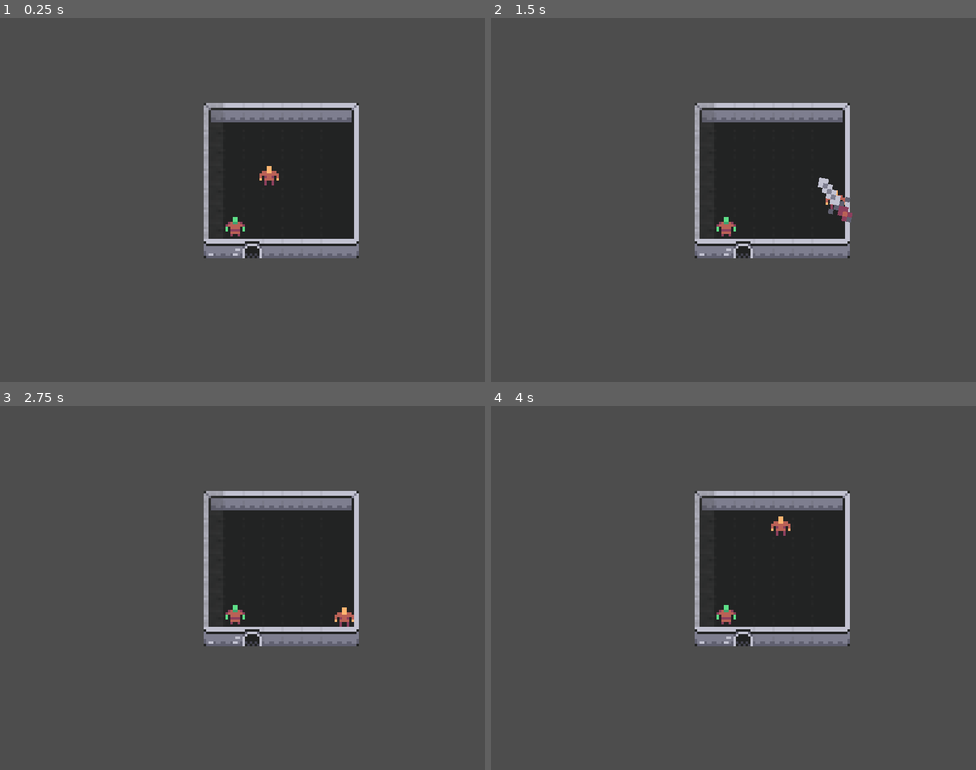
Above: before the commit, frames 1-4 (two rows, left to right).
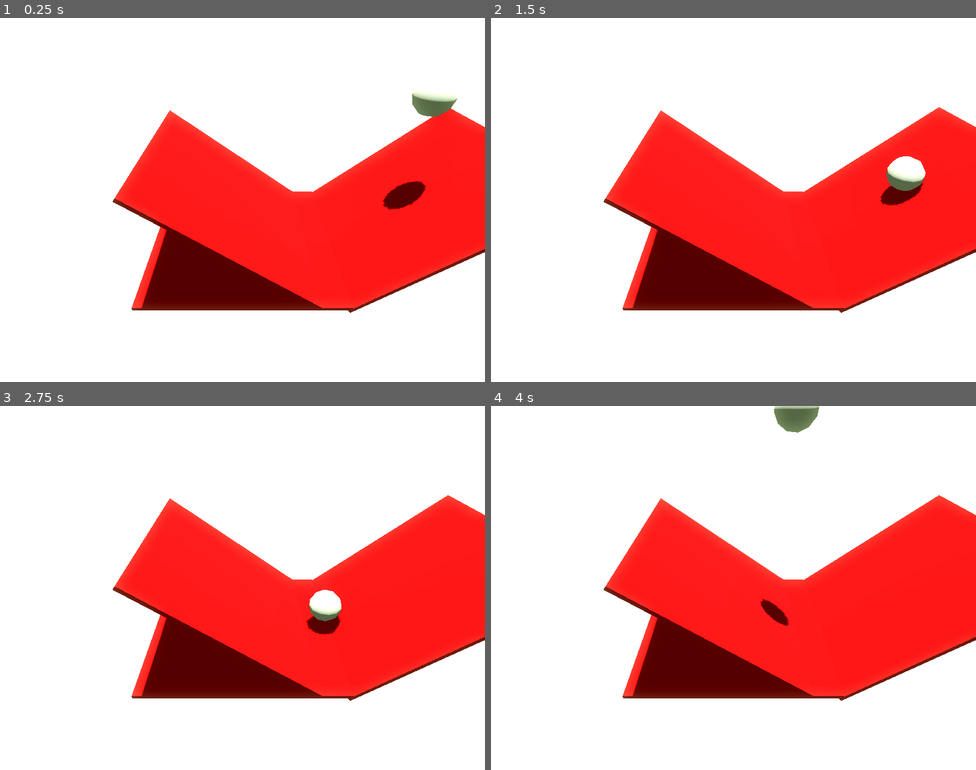
Above: after the commit, the same moments.

Repository: cinfa78/Prog3Godot
Game: Godot game, scene res://Scenes/test_3d.tscn
The game is run twice, just before and just after one commit, with the same random seed, the same clock (stepped at 60 frames per second) and the same inputs. Before the commit the project starts from res://Scenes/game.tscn. Sound files missing from this copy of the repository are replaced by a short silence.
Inputs:
- Up to frame 1 (0.25 s): no input
- Up to frame 2 (1.5 s): tap Enter (ui_accept) at 0.5, 0.77 s; hold D (MoveRight) 0.53-1.28 s; tap Space (Attack) at 0.6, 1.35 s; hold S (MoveDown) from 1.28 s (still down)
- Up to frame 3 (2.75 s): tap Enter (ui_accept) at 1.52 s; release S (MoveDown) at 2.03 s; hold D (MoveRight) from 2.03 s (still down); tap Space (Attack) at 2.1 s
- Up to frame 4 (4 s): release D (MoveRight) at 2.78 s; hold W (MoveUp) 2.78-3.53 s; tap Space (Attack) at 2.85, 3.6 s; tap Enter (ui_accept) at 3.02, 3.77 s; hold A (MoveLeft) from 3.53 s (still down)

The runs differ from the first frame. In frame 1, 100% of the frame differs, in the area x 0-100%, y 0-100%; in frame 2, 100%; in frame 3, 100%; in frame 4, 100%.

Commit message:
3D

Diff:
--- /dev/null
+++ b/Graphics/Red.tres
@@ -0,0 +1,4 @@
+[gd_resource type="StandardMaterial3D" format=3 uid="uid://dtfr17u4b11cu"]
+
+[resource]
+albedo_color = Color(1, 0, 0, 1)
--- /dev/null
+++ b/Graphics/White.tres
@@ -0,0 +1,3 @@
+[gd_resource type="StandardMaterial3D" format=3 uid="uid://dtqoex306jsfl"]
+
+[resource]
--- /dev/null
+++ b/Scenes/ball.gd
@@ -0,0 +1,27 @@
+extends RigidBody3D
+
+@export var forceStrength:float = 2000
+var force:Vector2
+# Called when the node enters the scene tree for the first time.
+func _ready():
+	contact_monitor = true
+	max_contacts_reported = 5
+	pass # Replace with function body.
+
+
+# Called every frame. 'delta' is the elapsed time since the previous frame.
+func _process(delta):
+	force = Input.get_vector("MoveLeft","MoveRight","MoveDown","MoveUp")
+	pass
+
+func _physics_process(delta):
+	var appliedForce = Vector3(force.x, force.y, 0)
+	if force:
+		apply_central_force(appliedForce *forceStrength*delta)
+	pass
+
+func _on_body_entered(body):
+	print("_on_body_entered "+(str)(linear_velocity.length()))
+
+	$AudioStreamPlayer3D.play();
+	pass # Replace with function body.
--- /dev/null
+++ b/Scenes/test_3d.tscn
@@ -0,0 +1,104 @@
+[gd_scene load_steps=13 format=3 uid="uid://d4m7al8fwgw8g"]
+
+[ext_resource type="Script" uid="uid://d0xbpy21i7q0t" path="res://Scenes/ball.gd" id="1_0p3xs"]
+[ext_resource type="Material" uid="uid://dtfr17u4b11cu" path="res://Graphics/Red.tres" id="1_ut4ja"]
+[ext_resource type="AudioStream" uid="uid://b3tyhqtgxqskm" path="res://Audio/hurt.ogg" id="2_svmpl"]
+[ext_resource type="Material" uid="uid://dtqoex306jsfl" path="res://Graphics/White.tres" id="3_hlrqe"]
+
+[sub_resource type="ProceduralSkyMaterial" id="ProceduralSkyMaterial_um4qg"]
+sky_horizon_color = Color(0.662243, 0.671743, 0.686743, 1)
+ground_horizon_color = Color(0.662243, 0.671743, 0.686743, 1)
+
+[sub_resource type="Sky" id="Sky_0p3xs"]
+sky_material = SubResource("ProceduralSkyMaterial_um4qg")
+
+[sub_resource type="Environment" id="Environment_svmpl"]
+background_mode = 2
+sky = SubResource("Sky_0p3xs")
+tonemap_mode = 2
+glow_enabled = true
+
+[sub_resource type="BoxShape3D" id="BoxShape3D_um4qg"]
+size = Vector3(5.61431, 0.1, 5.56927)
+
+[sub_resource type="PhysicsMaterial" id="PhysicsMaterial_0p3xs"]
+rough = true
+bounce = 0.3
+
+[sub_resource type="SphereShape3D" id="SphereShape3D_svmpl"]
+
+[sub_resource type="Environment" id="Environment_uny31"]
+background_mode = 1
+background_color = Color(0.333333, 0.403922, 0.270588, 1)
+glow_enabled = true
+
+[sub_resource type="CameraAttributesPractical" id="CameraAttributesPractical_svmpl"]
+dof_blur_far_distance = 7.0
+
+[node name="Test3D" type="Node3D"]
+
+[node name="WorldEnvironment" type="WorldEnvironment" parent="."]
+environment = SubResource("Environment_svmpl")
+
+[node name="Floor" type="StaticBody3D" parent="."]
+
+[node name="CSGBox3D" type="CSGBox3D" parent="Floor"]
+transform = Transform3D(5.6, 0, 0, 0, 0.1, 0, 0, 0, 5.6, 0, 0, 0)
+material_override = ExtResource("1_ut4ja")
+
+[node name="CollisionShape3D" type="CollisionShape3D" parent="Floor"]
+transform = Transform3D(1, 0, 0, 0, 1, 0, 0, 0, 1, -0.00192887, 0, 0.0140686)
+shape = SubResource("BoxShape3D_um4qg")
+
+[node name="Floor2" type="StaticBody3D" parent="."]
+transform = Transform3D(0.80835, 0.588703, 0, -0.588703, 0.80835, 0, 0, 0, 1, -0.268325, 1.65131, 0)
+
+[node name="CSGBox3D" type="CSGBox3D" parent="Floor2"]
+transform = Transform3D(5.6, 0, 0, 0, 0.1, 0, 0, 0, 5.6, 0, 0, 0)
+material_override = ExtResource("1_ut4ja")
+
+[node name="CollisionShape3D" type="CollisionShape3D" parent="Floor2"]
+transform = Transform3D(1, 0, 0, 0, 1, 0, 0, 0, 1, -0.00192887, 0, 0.0140686)
+shape = SubResource("BoxShape3D_um4qg")
+
+[node name="Floor3" type="StaticBody3D" parent="."]
+transform = Transform3D(0.777859, -0.628438, 0, 0.628438, 0.777859, 0, 0, 0, 1, 4.89705, 1.65131, 0)
+
+[node name="CSGBox3D" type="CSGBox3D" parent="Floor3"]
+transform = Transform3D(5.6, 0, 0, 0, 0.1, 0, 0, 0, 5.6, 0, 0, 0)
+material_override = ExtResource("1_ut4ja")
+
+[node name="CollisionShape3D" type="CollisionShape3D" parent="Floor3"]
+transform = Transform3D(1, 0, 0, 0, 1, 0, 0, 0, 1, -0.00192887, 0, 0.0140686)
+shape = SubResource("BoxShape3D_um4qg")
+
+[node name="Ball" type="RigidBody3D" parent="."]
+transform = Transform3D(1, 0, 0, 0, 1, 0, 0, 0, 1, 4.76808, 4.83665, 0)
+mass = 2.0
+physics_material_override = SubResource("PhysicsMaterial_0p3xs")
+script = ExtResource("1_0p3xs")
+
+[node name="CSGSphere3D" type="CSGSphere3D" parent="Ball"]
+material_override = ExtResource("3_hlrqe")
+
+[node name="CollisionShape3D" type="CollisionShape3D" parent="Ball"]
+shape = SubResource("SphereShape3D_svmpl")
+
+[node name="AudioStreamPlayer3D" type="AudioStreamPlayer3D" parent="Ball"]
+transform = Transform3D(1, 0, 0, 0, 1, 0, 0, 0, 1, -4.76808, -4.83665, 0)
+stream = ExtResource("2_svmpl")
+
+[node name="Camera3D" type="Camera3D" parent="."]
+transform = Transform3D(1, 0, 0, 0, 0.837919, 0.545795, 0, -0.545795, 0.837919, -1.19209e-06, 6.67324, 7.9768)
+environment = SubResource("Environment_uny31")
+attributes = SubResource("CameraAttributesPractical_svmpl")
+fov = 60.0
+
+[node name="AudioListener3D" type="AudioListener3D" parent="Camera3D"]
+current = true
+
+[node name="DirectionalLight3D" type="DirectionalLight3D" parent="."]
+transform = Transform3D(1, 0, 0, 0, -4.37114e-08, 1, 0, -1, -4.37114e-08, 0, 3.72812, 0)
+shadow_enabled = true
+
+[connection signal="body_entered" from="Ball" to="Ball" method="_on_body_entered"]
--- a/project.godot
+++ b/project.godot
@@ -11,7 +11,7 @@
 [application]
 
 config/name="Prog3Godot"
-run/main_scene="uid://b21yubqtkw784"
+run/main_scene="uid://d4m7al8fwgw8g"
 config/features=PackedStringArray("4.4", "Forward Plus")
 config/icon="res://icon.svg"
 
Not shown, added: Scenes/ball.gd.uid
Not shown, added: Scenes/test_3d.tscn1650606066.tmp
Not shown, added: Scenes/test_3d.tscn1748858919.tmp
Not shown, added: Scenes/test_3d.tscn1826366493.tmp
